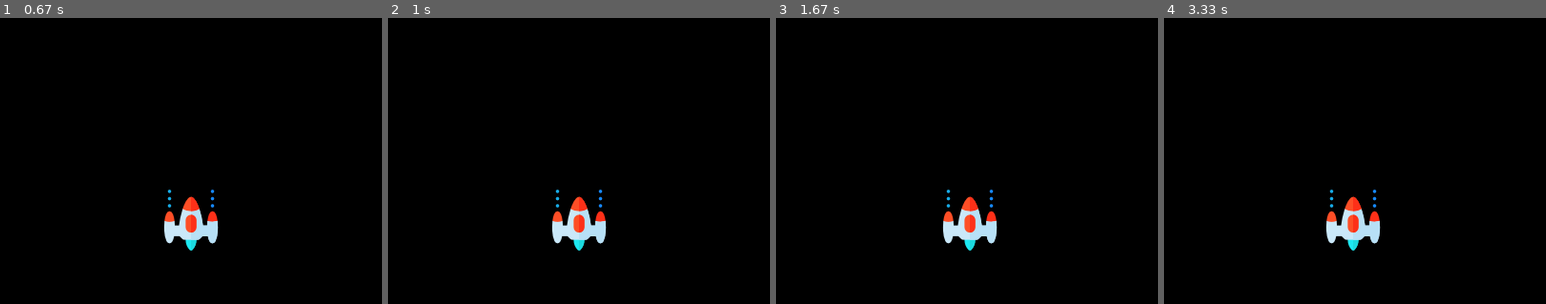
Above: before the commit, frames 1-4 (left to right).
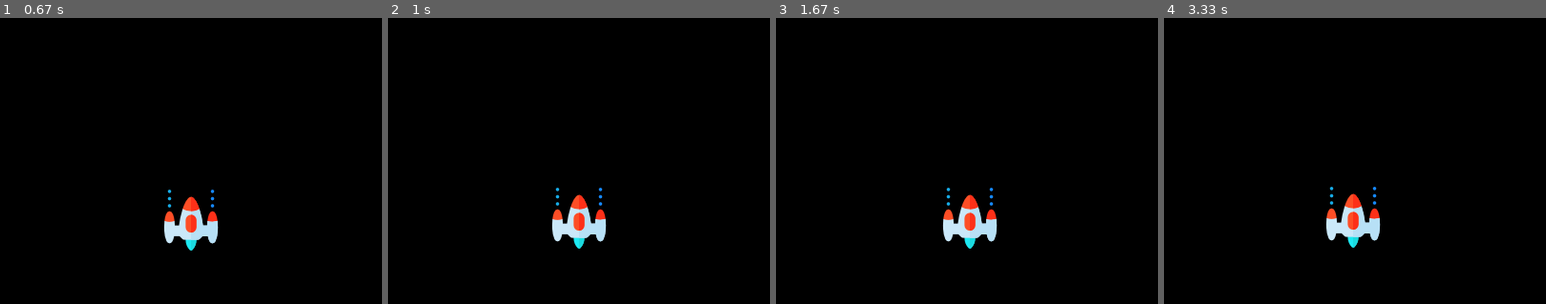
Above: after the commit, the same moments.

Repository: siddcyber/pygames
Game: pygame game, started from main.py
The game is run twice, just before and just after one commit, with the same random seed, the same clock (stepped at 60 frames per second) and the same inputs.
Inputs:
- Up to frame 1 (0.67 s): hold Right from 0.33 s (still down)
- Up to frame 2 (1 s): release Right at 0.8 s; hold Up from 0.83 s (still down)
- Up to frame 3 (1.67 s): release Up at 1.13 s; hold Right 1.17-1.63 s
- Up to frame 4 (3.33 s): hold Left 1.67-2.2 s; hold Down 2.23-2.53 s; hold Left 2.57-2.97 s; hold Up from 3 s (still down)
The pictures show only the part of the screen within x 26-76%, y 50-100%; the shares and areas given below are measured in that part.

Frame 1 is identical in both runs. In frame 2, 0.6% of the frame differs, in the area x 42-58%, y 59-82%; in frame 3, 0.6%; in frame 4, 0.8%, in the area x 42-57%, y 59-82%.

Commit message:
added img Complete mobility

Diff:
--- a/main.py
+++ b/main.py
@@ -33,11 +33,19 @@
                 playerXChange = -0.1
             if event.key == pygame.K_RIGHT:
                 playerXChange = 0.1
+            if event.key == pygame.K_UP:
+                playerYChange = -0.1
+            if event.key == pygame.K_DOWN:
+                playerYChange = 0.1
+
         # to check if key was released
         if event.type == pygame.KEYUP:
-            if event.key == pygame.K_LEFT or event.key == pygame.K_RIGHT or event.key == pygame.K_UP:
+            if event.key == pygame.K_LEFT or event.key == pygame.K_RIGHT:
                 playerXChange = 0
+            if event.key == pygame.K_UP or event.key == pygame.K_DOWN:
+                playerYChange = 0
     playerX += playerXChange
+    playerY += playerYChange
     player(playerX, playerY)
     pygame.display.update()  # updates the window
 #
